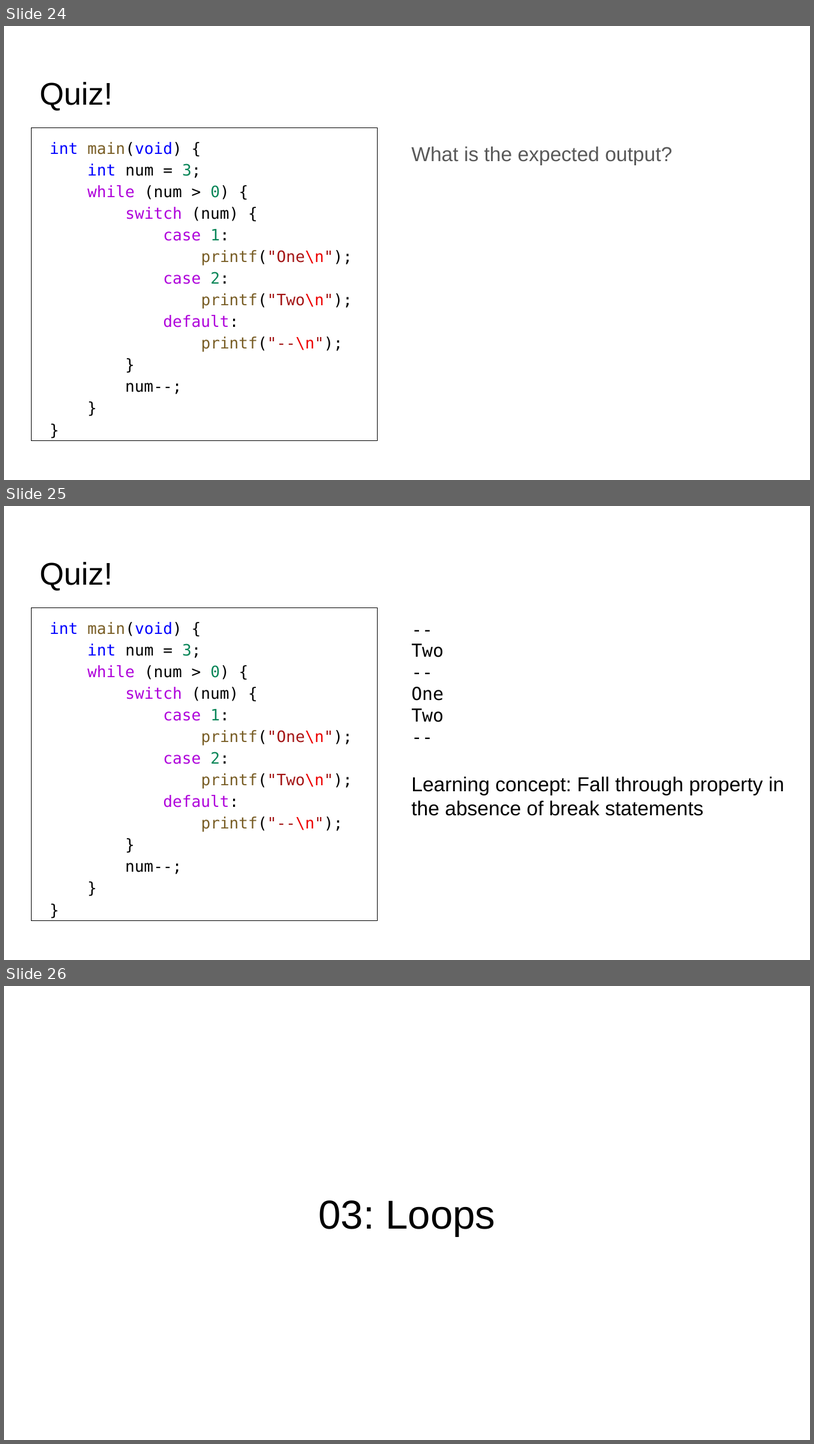
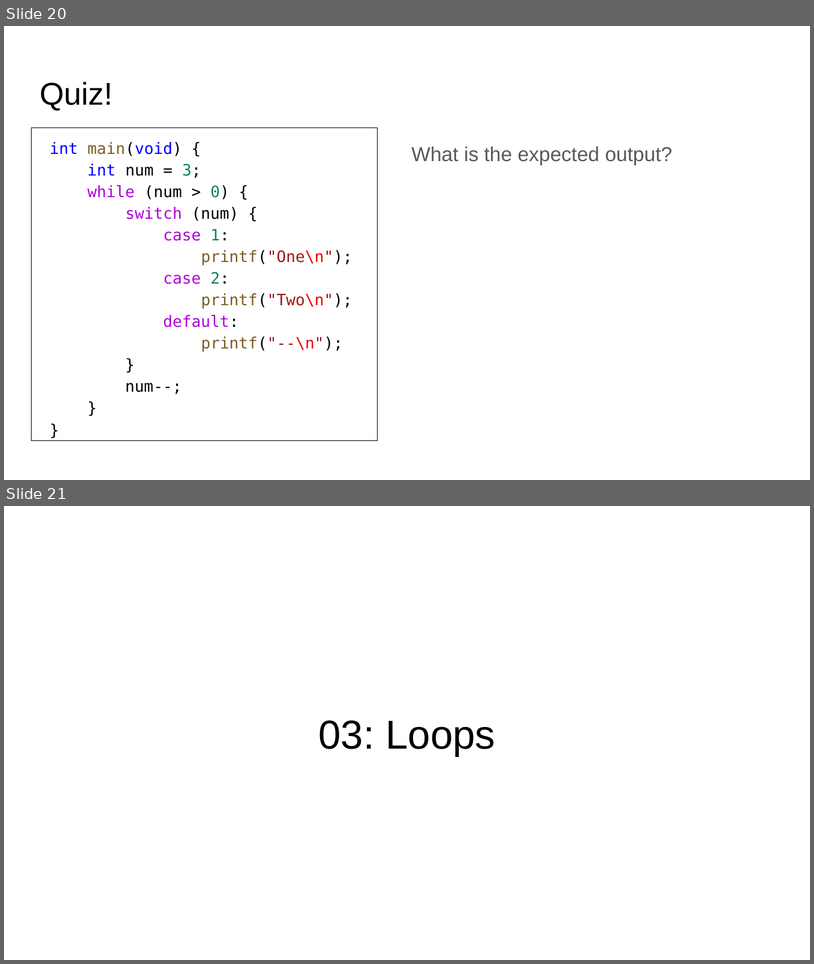
Before and after one commit to CA-run-2021-2022/CS101-code-clinic-1, a slide deck: Slides.pptx. Shown one above the other, each under a label of ours: slides 24, 25 and 26 before the commit, slides 20 and 21 after it. The pictures are 814x1444 and 814x964 pixels, drawn with LibreOffice and Linux fonts; fonts in the diff are those of the drawing. Boxes give left, top, right and bottom in pixels: in the first picture for what was removed or moved away, otherwise in the second. Text is boxed around its words. In the diff, an @@ line names an element or a change of style, - is before the commit and + after.

```diff
--- a/Slides.pptx
+++ b/Slides.pptx
@@ slide 25 removed at (4, 506, 810, 960), background #FFFFFF @@
@@ title removed at (39, 562, 113, 591) @@
-Quiz!
@@ text removed at (32, 607, 377, 921) @@
-int main(void) {
-int num = 3;
-while (num > 0) {
-switch (num) {
-case 1:
-printf("One\n");
-case 2:
-printf("Two\n");
-default:
-printf("--\n");
-}
-num--;
-}
-}
@@ text removed at (411, 643, 785, 816) @@
---
-Two
---
-One
-Two
---
-Learning concept: Fall through property in the absence of break statements
@@ what was slide 24 is now slide 20 @@
@@ what was slide 26 is now slide 21 @@
```
Also in this commit, not shown: 8 other slides removed.
